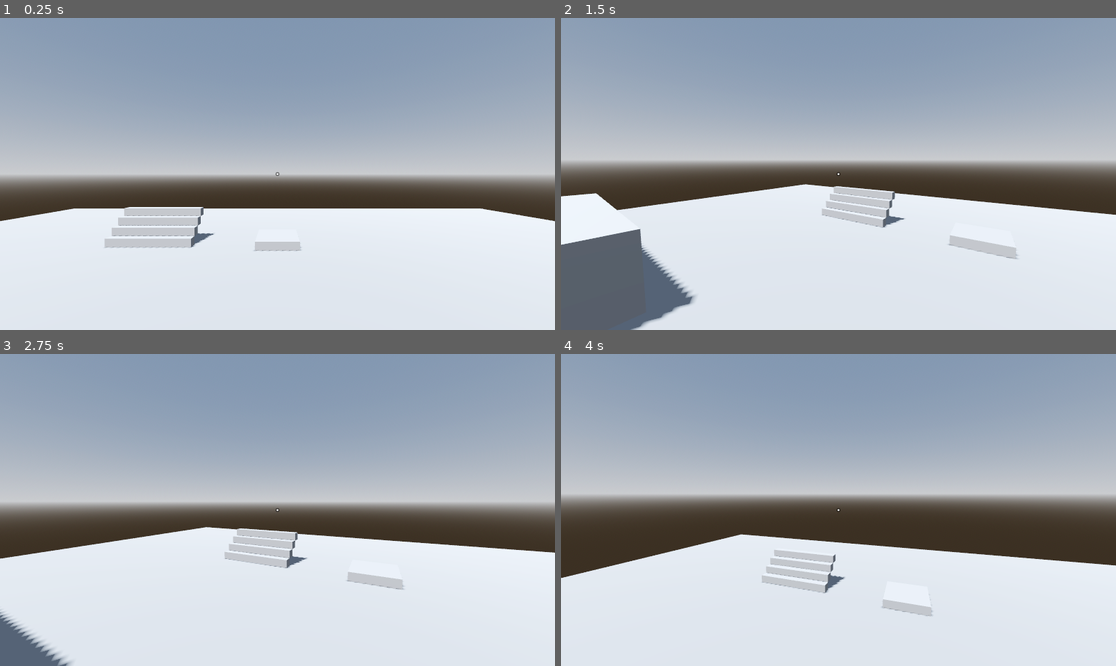
Above: before the commit, frames 1-4 (two rows, left to right).
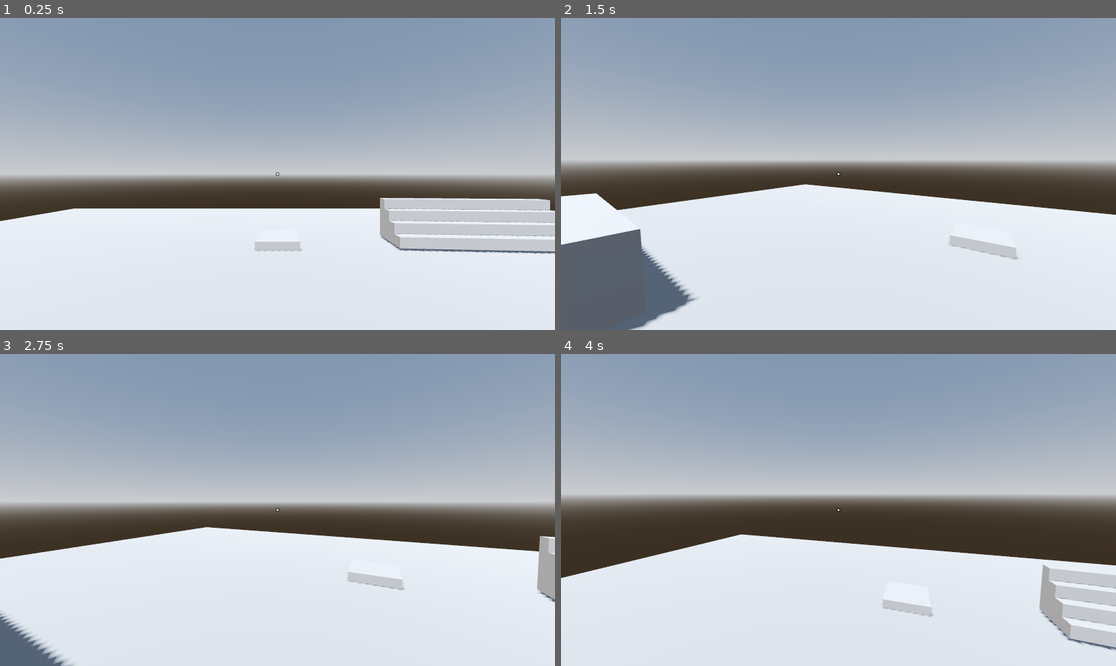
Above: after the commit, the same moments.

Repository: cdw66/GodotPlayerController
Game: Godot game, scene res://Main.tscn
Two runs of this game, one before a commit and one after it. Both use one fixed random seed, a clock stepped at 60 frames per second and the inputs below.
Inputs (mouse positions are in pixels of both pictures, inside the frame that each line leads up to):
- Up to frame 1 (0.25 s): no input
- Up to frame 2 (1.5 s): tap Enter (ui_accept) at 0.5, 0.77 s; move the mouse to (960, 158) at 0.52 s; hold Right (ui_right) 0.53-1.28 s; tap Ctrl (crouch) at 0.6 s; click (960, 158) at 0.67 s; move the mouse to (810, 174) at 1.27 s; hold Up (ui_up) from 1.28 s (still down); tap ` (freefly) at 1.35 s
- Up to frame 3 (2.75 s): keep holding Up (ui_up); tap Enter (ui_accept) at 1.52, 2 s; move the mouse to (288, 503) at 2.02 s; tap Shift (sprint) at 2.1 s
- Up to frame 4 (4 s): keep holding Up (ui_up); tap Enter (ui_accept) at 2.75, 3.02, 3.5, 3.77 s; move the mouse to (832, 516) at 2.77 s; tap Ctrl (crouch) at 2.85 s; click (832, 516) at 2.92 s; move the mouse to (877, 513) at 3.52 s; tap ` (freefly) at 3.6 s

The runs differ from the first frame. In frame 1, 6.4% of the frame differs, in the area x 2-100%, y 57-76%; in frame 2, 1.4%; in frame 3, 2.0%; in frame 4, 3.5%.

Commit message:
Added stair builder

Diff:
--- a/Main.tscn
+++ b/Main.tscn
@@ -1,6 +1,6 @@
 [gd_scene load_steps=7 format=3 uid="uid://dubcn2vnrobpo"]
 
-[ext_resource type="PackedScene" uid="uid://hqv53fdbuth" path="res://Scenes/Stairs.tscn" id="1_glv2v"]
+[ext_resource type="PackedScene" path="res://Scenes/CSGStairMaker3D.tscn" id="2_r0du0"]
 [ext_resource type="PackedScene" uid="uid://d0gd66hcarbth" path="res://Scenes/Player/Player.tscn" id="2_uu6xs"]
 
 [sub_resource type="ProceduralSkyMaterial" id="ProceduralSkyMaterial_rxg2q"]
@@ -29,12 +29,13 @@
 shadow_enabled = true
 
 [node name="Platform" type="CSGBox3D" parent="."]
+transform = Transform3D(1, 0, 0, 0, 1, 0, 0, 0, 1, 0, -0.0500762, 0)
 use_collision = true
 size = Vector3(20, 0.1, 20)
 material = SubResource("StandardMaterial3D_r0du0")
 
 [node name="CrouchObstacle" type="CSGBox3D" parent="Platform"]
-transform = Transform3D(1, 0, 0, 0, 1, 0, 0, 0, 1, -5, 1.8, 0)
+transform = Transform3D(1, 0, 0, 0, 1, 0, 0, 0, 1, -5, 1.64817, 0)
 size = Vector3(4, 1, 1)
 
 [node name="JumpObstacle" type="CSGBox3D" parent="Platform"]
@@ -44,9 +45,6 @@
 [node name="StepObstacle" type="CSGBox3D" parent="Platform"]
 transform = Transform3D(1, 0, 0, 0, 0.1, 0, 0, 0, 1, 0, 0.15, 5)
 size = Vector3(1, 2, 1)
-
-[node name="Stairs" parent="." instance=ExtResource("1_glv2v")]
-transform = Transform3D(-1, 0, 8.74228e-08, 0, 1, 0, -8.74228e-08, 0, -1, 3, 0.0564854, 4.8)
 
 [node name="ProtoController" parent="." instance=ExtResource("2_uu6xs")]
 transform = Transform3D(-1, 0, -8.74228e-08, 0, 1, 0, 8.74228e-08, 0, -1, 0, 0.0527039, 0)
@@ -58,3 +56,8 @@
 input_right = "right"
 input_forward = "forward"
 input_back = "back"
+
+[node name="CSGStairMaker3D" parent="." instance=ExtResource("2_r0du0")]
+transform = Transform3D(-0.0548282, 0, -0.998496, 0, 1, 0, 0.998496, 0, -0.0548282, -4.74417, 0.55, 4.89667)
+use_collision = true
+size = Vector3(1, 1, 4)
--- /dev/null
+++ b/Scenes/CSGStairMaker3D.tscn
@@ -0,0 +1,64 @@
+[gd_scene load_steps=2 format=3 uid="uid://bak8ltrhbmlv5"]
+
+[sub_resource type="GDScript" id="GDScript_0eugj"]
+script/source = "@tool
+extends CSGBox3D
+
+@export var num_stairs : int = 10
+
+var _cur_num_stairs = -1
+var _cur_size : Vector3
+
+func make_stairs():
+	#if not Engine.is_editor_hint():
+		#return
+	#
+	num_stairs = clampi(num_stairs, 0, 999)
+
+	var stairs_poly = $StairsSubtractCSG#add_fresh_stairs_csg_poly()
+
+	var point_arr : PackedVector2Array = PackedVector2Array()
+	var step_height = self.size.y / num_stairs
+	var step_width = self.size.x / num_stairs
+
+	if num_stairs == 0:
+		# For 0 stairs make a ramp
+		point_arr.append(Vector2(self.size.x, self.size.y))
+		point_arr.append(Vector2(0, self.size.y))
+		point_arr.append(Vector2(0, 0))
+	else:
+		# Creating the points for the stairs polygon
+		for i in range(num_stairs - 1):
+			point_arr.append(Vector2(i * step_width, (i + 1) * step_height))
+			if i < num_stairs:
+				point_arr.append(Vector2((i + 1) * step_width, (i + 1) * step_height))
+
+		# Closing the polygon by adding the last two points
+		point_arr.append(Vector2(self.size.x - step_width, self.size.y))
+		point_arr.append(Vector2(0, self.size.y))
+
+	stairs_poly.polygon = point_arr
+
+	stairs_poly.depth = self.size.z
+
+	stairs_poly.position.z = self.size.z / 2.0
+	stairs_poly.position.y = -self.size.y / 2.0
+	stairs_poly.position.x = -self.size.x / 2.0
+
+	_cur_num_stairs = num_stairs
+	_cur_size = self.size
+
+# Called every frame. 'delta' is the elapsed time since the previous frame.
+func _process(_delta):
+	if _cur_num_stairs != num_stairs or _cur_size != self.size:
+		make_stairs()
+"
+
+[node name="CSGStairMaker3D" type="CSGBox3D"]
+script = SubResource("GDScript_0eugj")
+num_stairs = 4
+
+[node name="StairsSubtractCSG" type="CSGPolygon3D" parent="."]
+transform = Transform3D(1, 0, 0, 0, 1, 0, 0, 0, 1, -0.5, -0.5, 0.5)
+operation = 2
+polygon = PackedVector2Array(0, 0.25, 0.25, 0.25, 0.25, 0.5, 0.5, 0.5, 0.5, 0.75, 0.75, 0.75, 0.75, 1, 0, 1)
--- a/Scenes/Stairs.tscn
+++ /dev/null
@@ -1,23 +0,0 @@
-[gd_scene format=3 uid="uid://hqv53fdbuth"]
-
-[node name="Stairs" type="Node3D"]
-
-[node name="CSGBox3D" type="CSGBox3D" parent="."]
-transform = Transform3D(1, 0, 0, 0, 0.2, 0, 0, 0, 1, 0, 0.099709, 0)
-use_collision = true
-size = Vector3(2, 1, 0.2)
-
-[node name="CSGBox3D3" type="CSGBox3D" parent="."]
-transform = Transform3D(1, 0, 0, 0, 0.2, 0, 0, 0, 1, 0, 0.299709, -0.2)
-use_collision = true
-size = Vector3(2, 1, 0.2)
-
-[node name="CSGBox3D4" type="CSGBox3D" parent="."]
-transform = Transform3D(1, 0, 0, 0, 0.2, 0, 0, 0, 1, 0, 0.499709, -0.4)
-use_collision = true
-size = Vector3(2, 1, 0.2)
-
-[node name="CSGBox3D5" type="CSGBox3D" parent="."]
-transform = Transform3D(1, 0, 0, 0, 0.2, 0, 0, 0, 1, 0, 0.699709, -0.6)
-use_collision = true
-size = Vector3(2, 1, 0.2)
--- a/project.godot
+++ b/project.godot
@@ -60,4 +60,4 @@
 
 [rendering]
 
-anti_aliasing/quality/msaa_3d=2
+anti_aliasing/quality/msaa_3d=1
